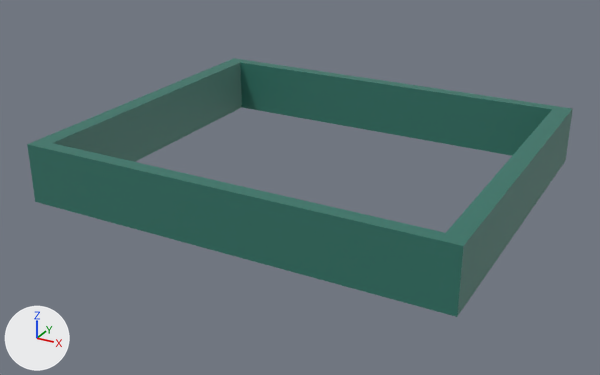
What one commit did to the glTF model models/lvl.glb.
Camera for both pictures: a 50 mm lens placed at (56.3, -79.8, 50.8), pointed at (-1.0, 24.4, -1.3). Arrows for +X, +Y and +Z are at lower left; the lights stay in place. Vertices at the same position are counted once.

The first picture shows 'tri1'.
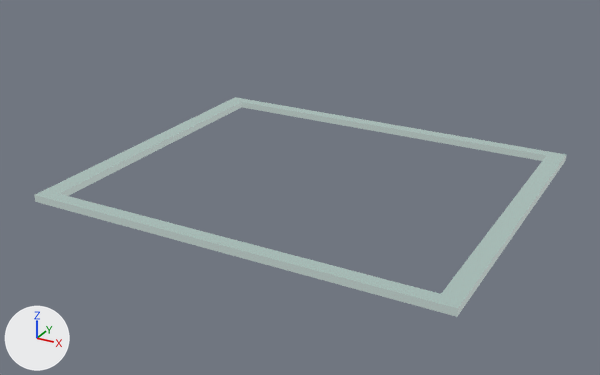
The newer file is also turned or shifted as a whole; pictures and numbers use the older file's frame.

What differs and where, as boxes [x1, y1, x2, y2] in the pictures (600 x 375 px):
'tri1', surface changed, mesh rescaled (cyan to grey, 15% shorter): before [27, 58, 573, 317]; after [34, 97, 566, 317]

Patch to the scene script:
```diff
--- a/models/lvl.glb.py
+++ b/models/lvl.glb.py
@@ mat_material_001 @@
 mat_material_001.base_color = (0.0333, 0.177, 0.138)  # dark cyan #337568
+mat_material_001.emission_strength = 0.329
@@ me_cube_002 @@
 me_cube_002.from_pydata(...)  # 40 vertices, 82 faces; spans x -32.7..32.9, y 0.1..54.9, z -1.0..8.1
 # used by ob_tri1; location = (0.0, 0.0, 0.0)
+# me_cube_002 part 1: the whole mesh is scaled about its middle by (1, 1, 0.122), then moved by (0.0, 0.0, -4.0)
 me_cube_002.materials.append(mat_material_001)
```
